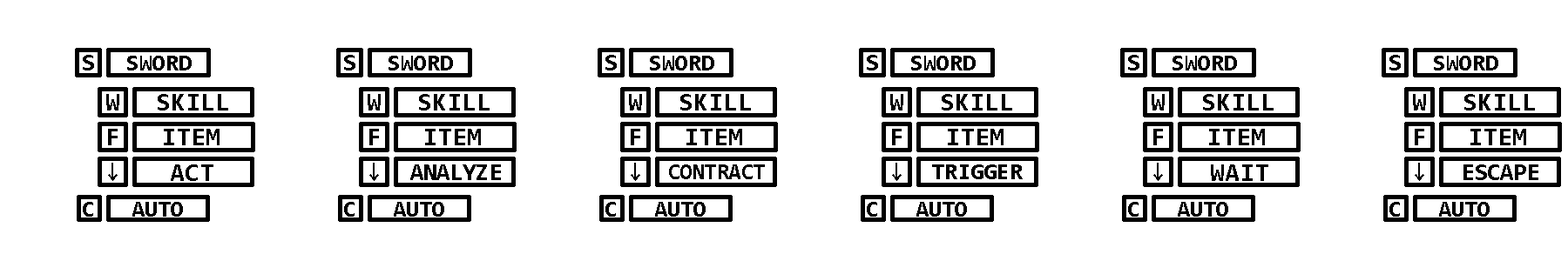
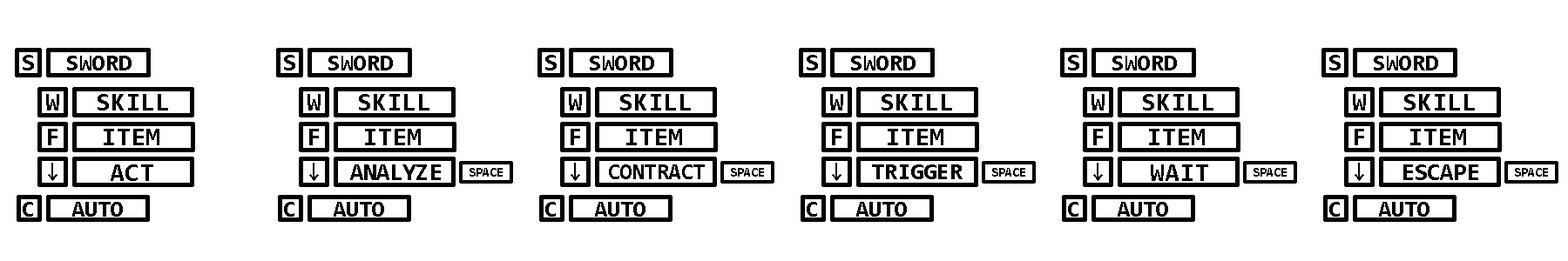
Layer changes from the first (1568, 261) image to the second:
renamed "ESCAPE" to "space 복사 #3", painted on it over [1463, 161, 1559, 184]
renamed "WAIT" to "space 복사 #2", painted on it over [1210, 161, 1298, 184]
renamed "TRIGGER" to "space 복사 #1", painted on it over [932, 161, 1036, 184]
renamed "CONTRACT" to "space 복사", painted on it over [669, 161, 775, 184]
renamed "ANALYZE" to "space", painted on it over [410, 161, 514, 184]
removed layer "ui 복사" over [74, 47, 1040, 223]
removed layer "ui 복사 #3" over [1120, 47, 1301, 223]
painted on "ui 복사 #2" over [14, 47, 1562, 223]
